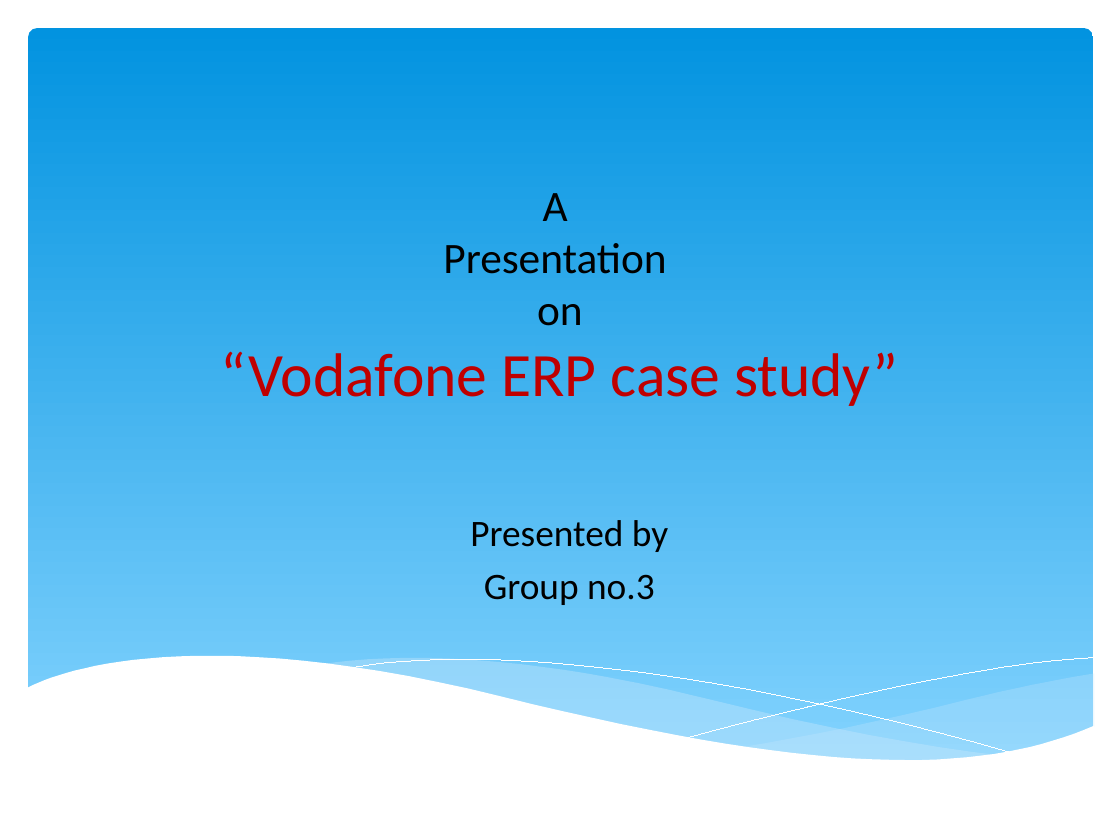
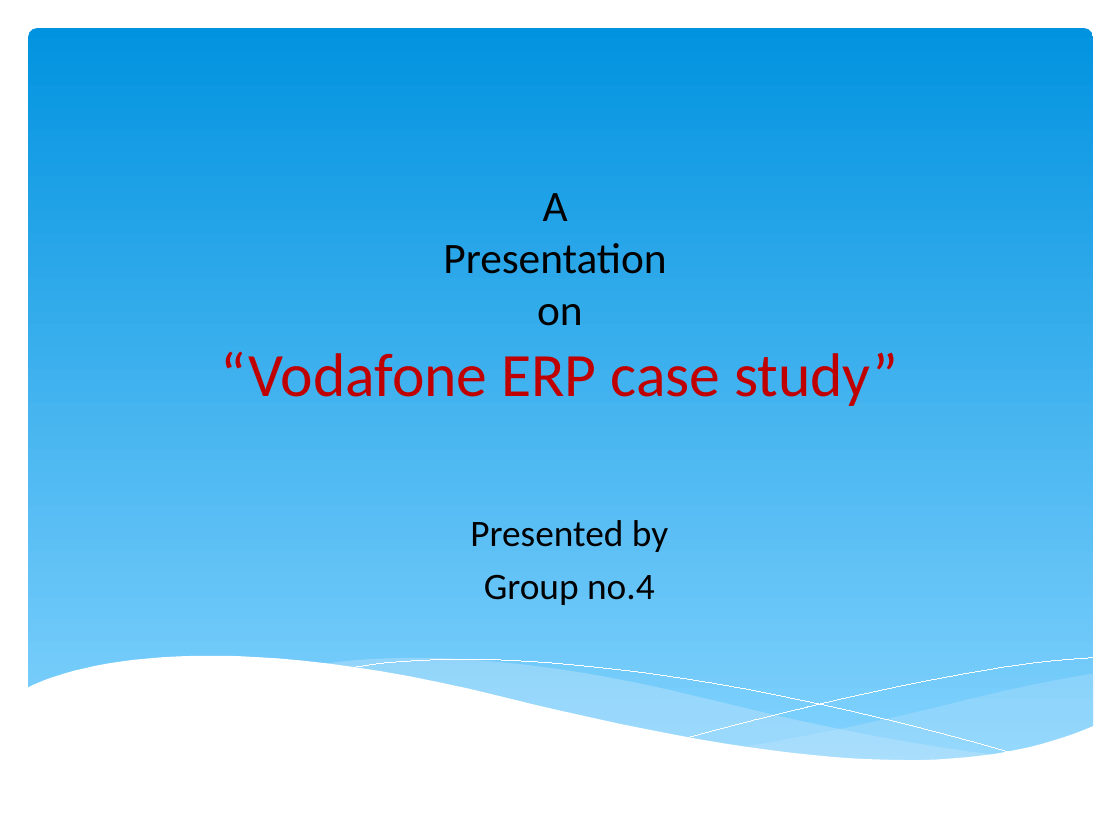
Before and after one commit to vinaychavan07/TestRepo, a slide deck: slide 1 of vodafone.pptx. Drawn at 1120x840 pixels with LibreOffice and Linux fonts; fonts in the diff are those of the drawing. Boxes give left, top, right and bottom in pixels: in the first picture for what was removed or moved away, otherwise in the second. Text is boxed around its words. In the diff, an @@ line names an element or a change of style, - is before the commit and + after.

Commit message:
Change Number

```diff
--- a/vodafone.pptx
+++ b/vodafone.pptx
@@ subtitle at [484, 574, 655, 605]: text changed @@
-Group no.3
+Group no.4
```
